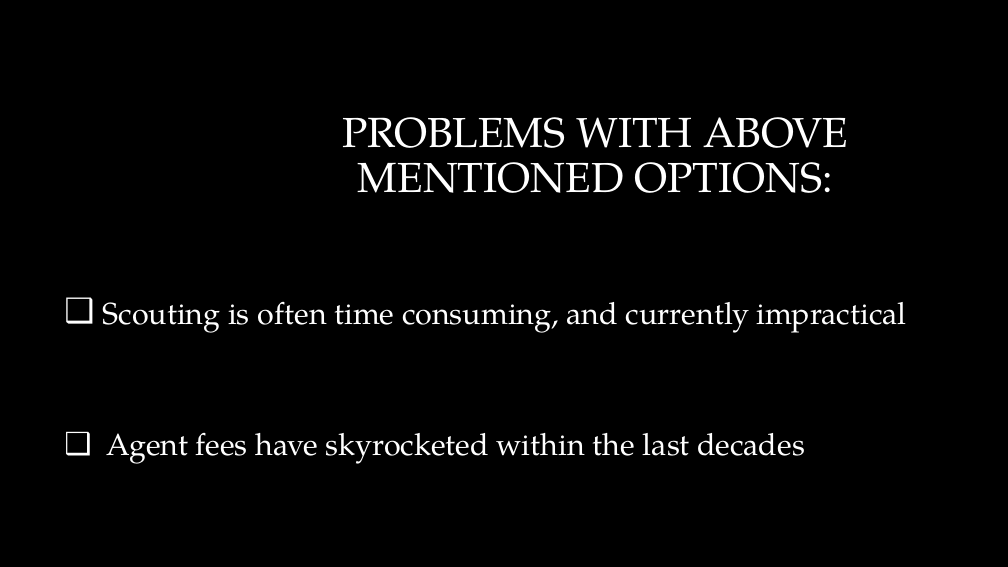
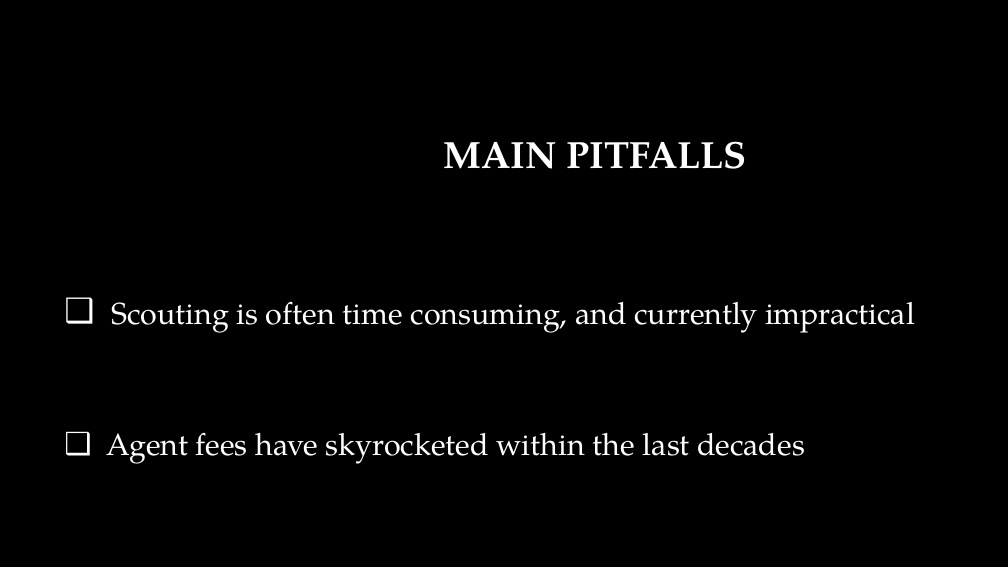
Before and after one commit to salihkilicli/Soccer_Transfers_Recommendation_Engine, a slide deck: slide 10 of Recommendation_Systems_for_Soccer.pptx. Drawn at 1008x567 pixels with LibreOffice and Linux fonts; fonts in the diff are those of the drawing; background and template pictures are left out. Boxes give left, top, right and bottom in pixels: in the first picture for what was removed or moved away, otherwise in the second. Text is boxed around its words. In the diff, an @@ line names an element or a change of style, - is before the commit and + after.

```diff
--- a/Recommendation_Systems_for_Soccer.pptx
+++ b/Recommendation_Systems_for_Soccer.pptx
@@ title at (444,141,747,169): text changed; size 40 to 36 pt; bold on @@
-PROBLEMS WITH ABOVE MENTIONED OPTIONS:
+MAIN PITFALLS
@@ text "Scouting is often time consuming, ..." rewrapped from (103,302,907,464) to (107,302,915,464) @@
```
Also in this commit, not shown: 5 other slides changed.
